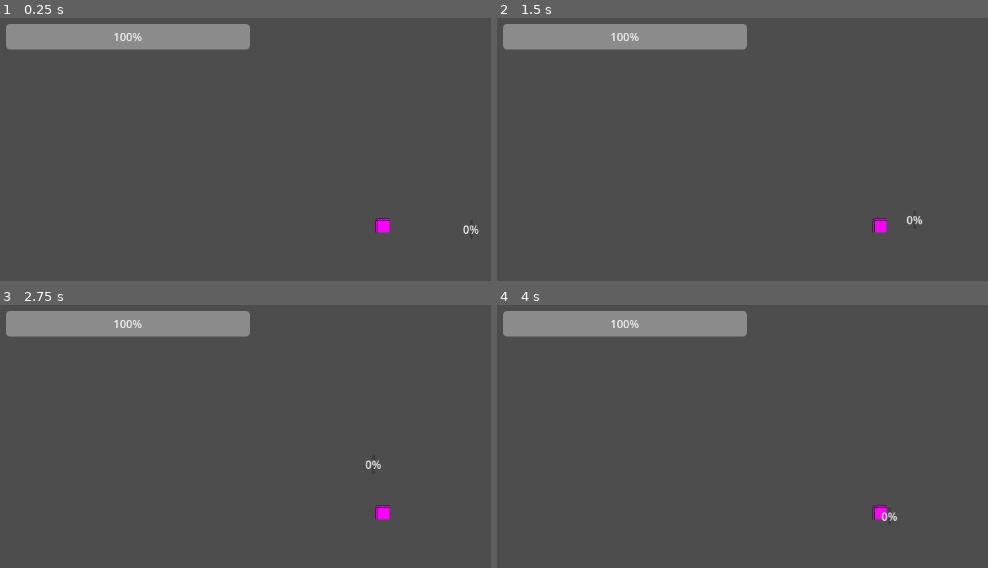
Above: before the commit, frames 1-4 (two rows, left to right).
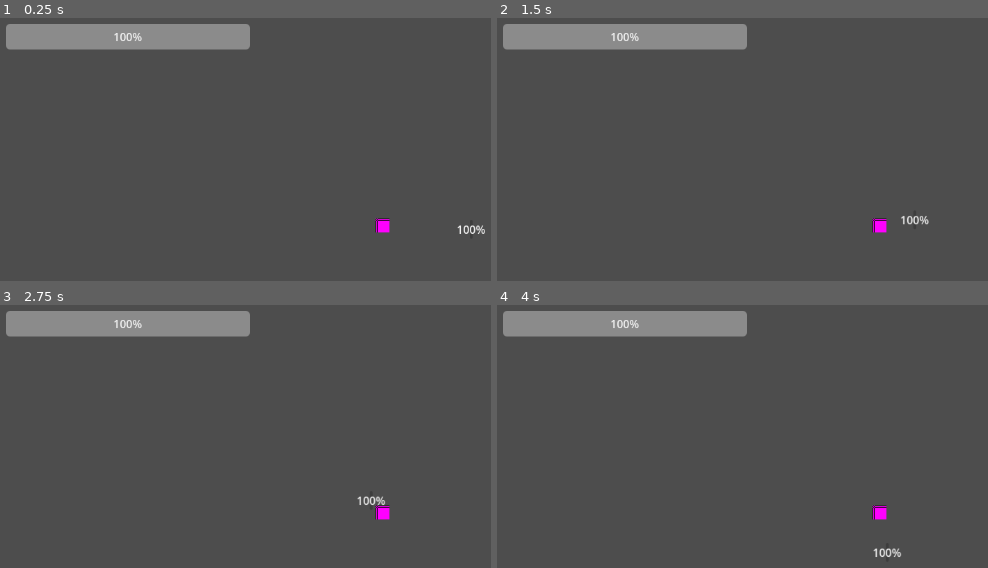
Above: after the commit, the same moments.

Repository: bepp-boop/JamGMTK2025
Game: Godot game, scene res://Composition/world.tscn
Same seed, same stepped clock (60 frames per second), same inputs: the game is played once before the commit and once after it.
Inputs:
- Up to frame 1 (0.25 s): no input
- Up to frame 2 (1.5 s): tap Enter at 0.5 s; hold Right (ui_right) 0.53-1.28 s; tap Space at 1.25 s; hold Down (ui_down) from 1.28 s (still down)
- Up to frame 3 (2.75 s): tap Enter at 2 s; release Down (ui_down) at 2.03 s; hold Right (ui_right) from 2.03 s (still down)
- Up to frame 4 (4 s): release Right (ui_right) at 2.78 s; hold Up (ui_up) 2.78-3.53 s; hold Left (ui_left) from 3.53 s (still down)

The runs differ from the first frame. In frame 1, 0.1% of the frame differs, in the area x 93-99%, y 78-83%; in frame 2, 0.1%; in frame 3, 0.2%, in the area x 72-79%, y 58-77%; in frame 4, 0.2%.

Commit message:
Small stuff

Diff:
--- a/Character/enemy.tscn
+++ b/Character/enemy.tscn
@@ -7,14 +7,17 @@
 
 [node name="Enemy" type="Node2D"]
 
-[node name="Health" parent="." instance=ExtResource("1_1ptw2")]
+[node name="Health" parent="." node_paths=PackedStringArray("health_bar") instance=ExtResource("1_1ptw2")]
+health_bar = NodePath("ProgressBar")
 
 [node name="ProgressBar" type="ProgressBar" parent="Health"]
 offset_right = 4.0
 offset_bottom = 27.0
 
-[node name="HitboxComponent" parent="." node_paths=PackedStringArray("health_component") instance=ExtResource("2_hema6")]
+[node name="HitBoxComponent" parent="." node_paths=PackedStringArray("health_component") instance=ExtResource("2_hema6")]
+position = Vector2(1, 0)
 health_component = NodePath("../Health")
 
-[node name="CollisionShape2D" type="CollisionShape2D" parent="HitboxComponent"]
+[node name="CollisionShape2D" type="CollisionShape2D" parent="HitBoxComponent"]
+position = Vector2(-1, 0)
 shape = SubResource("RectangleShape2D_1whr7")
--- a/Character/player.tscn
+++ b/Character/player.tscn
@@ -1,11 +1,10 @@
-[gd_scene load_steps=10 format=3 uid="uid://4ndbdy8j5i2a"]
+[gd_scene load_steps=9 format=3 uid="uid://4ndbdy8j5i2a"]
 
 [ext_resource type="Script" uid="uid://cpo6yb2mg2vv7" path="res://Composition/Script/top_down_movement_velocity_input.gd" id="1_0oa22"]
 [ext_resource type="PackedScene" uid="uid://dbcr5xq38755q" path="res://Composition/health.tscn" id="1_3vxar"]
 [ext_resource type="PackedScene" uid="uid://cxgoxhx5pxb1o" path="res://Composition/weapon.tscn" id="1_tp31j"]
 [ext_resource type="Script" uid="uid://c4x0wx58tvgf2" path="res://Composition/Script/top_down_movement_stats.gd" id="2_3vxar"]
 [ext_resource type="Script" uid="uid://dp87ld86jpikl" path="res://Composition/Script/top_down_movement.gd" id="2_xflol"]
-[ext_resource type="PackedScene" uid="uid://bs1ght1faye3t" path="res://Composition/hitbox_component.tscn" id="5_raa3c"]
 
 [sub_resource type="PlaceholderTexture2D" id="PlaceholderTexture2D_3vxar"]
 size = Vector2(20, 20)
@@ -17,12 +16,12 @@
 friction = 500.0
 metadata/_custom_type_script = "uid://c4x0wx58tvgf2"
 
-[sub_resource type="RectangleShape2D" id="RectangleShape2D_m1h2u"]
+[sub_resource type="RectangleShape2D" id="RectangleShape2D_raa3c"]
 
 [node name="Player" type="CharacterBody2D"]
 
 [node name="Weapon" parent="." instance=ExtResource("1_tp31j")]
-position = Vector2(33, 0)
+position = Vector2(35, 0)
 
 [node name="Health" parent="." node_paths=PackedStringArray("health_bar") instance=ExtResource("1_3vxar")]
 health_bar = NodePath("ProgressBar")
@@ -49,8 +48,5 @@
 
 [node name="Camera2D" type="Camera2D" parent="."]
 
-[node name="HitboxComponent" parent="." node_paths=PackedStringArray("health_component") instance=ExtResource("5_raa3c")]
-health_component = NodePath("../Health")
-
-[node name="CollisionShape2D" type="CollisionShape2D" parent="HitboxComponent"]
-shape = SubResource("RectangleShape2D_m1h2u")
+[node name="CollisionShape2D" type="CollisionShape2D" parent="."]
+shape = SubResource("RectangleShape2D_raa3c")
--- a/Composition/Script/hitbox_component.gd
+++ b/Composition/Script/hitbox_component.gd
@@ -1,4 +1,5 @@
 extends Area2D
+class_name HitBoxComponent
 
 @export var health_component : HealthComponent
 
--- a/Composition/Script/weapon.gd
+++ b/Composition/Script/weapon.gd
@@ -1,10 +1,14 @@
 extends Node2D
 
-var attack_damage := 10.0
+var attack_damage_value := 10.0
 var knockback_force := 100.0
+var stun_time := 1.5
 
+func _on_hitbox_body_entered(area):
+	if area is HitBoxComponent:
+		var hitbox : HitBoxComponent = area
 
-func _on_hitbox_body_entered(body: Node2D):
-		if body.has_method("damage"):
-			print("Damage Dealt")
-			body.damage(attack_damage)
+		var attack = Attack.new()
+		attack.attack_damage = attack_damage_value
+		print("Attack")
+		hitbox.damage(attack)
